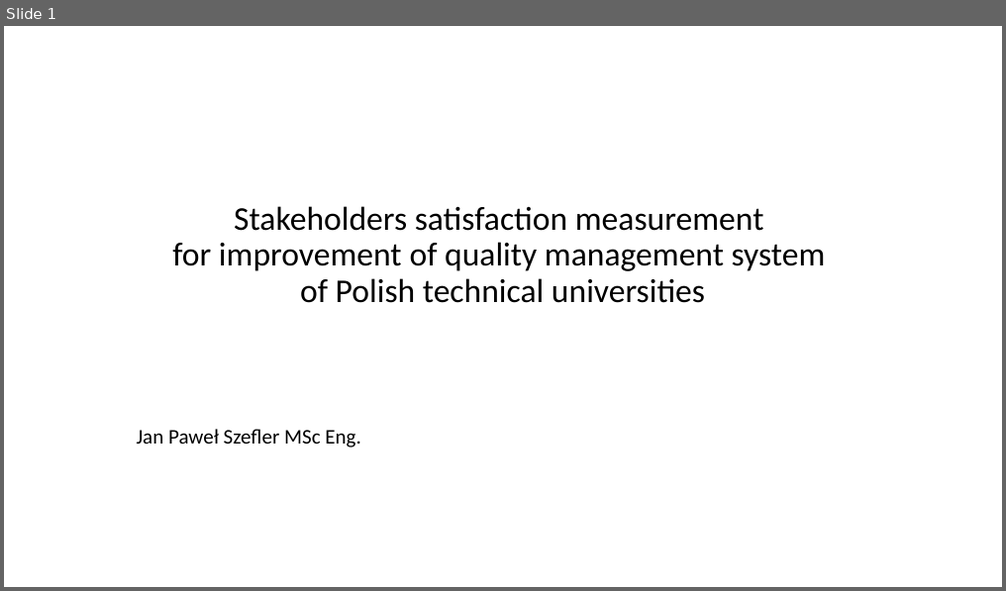
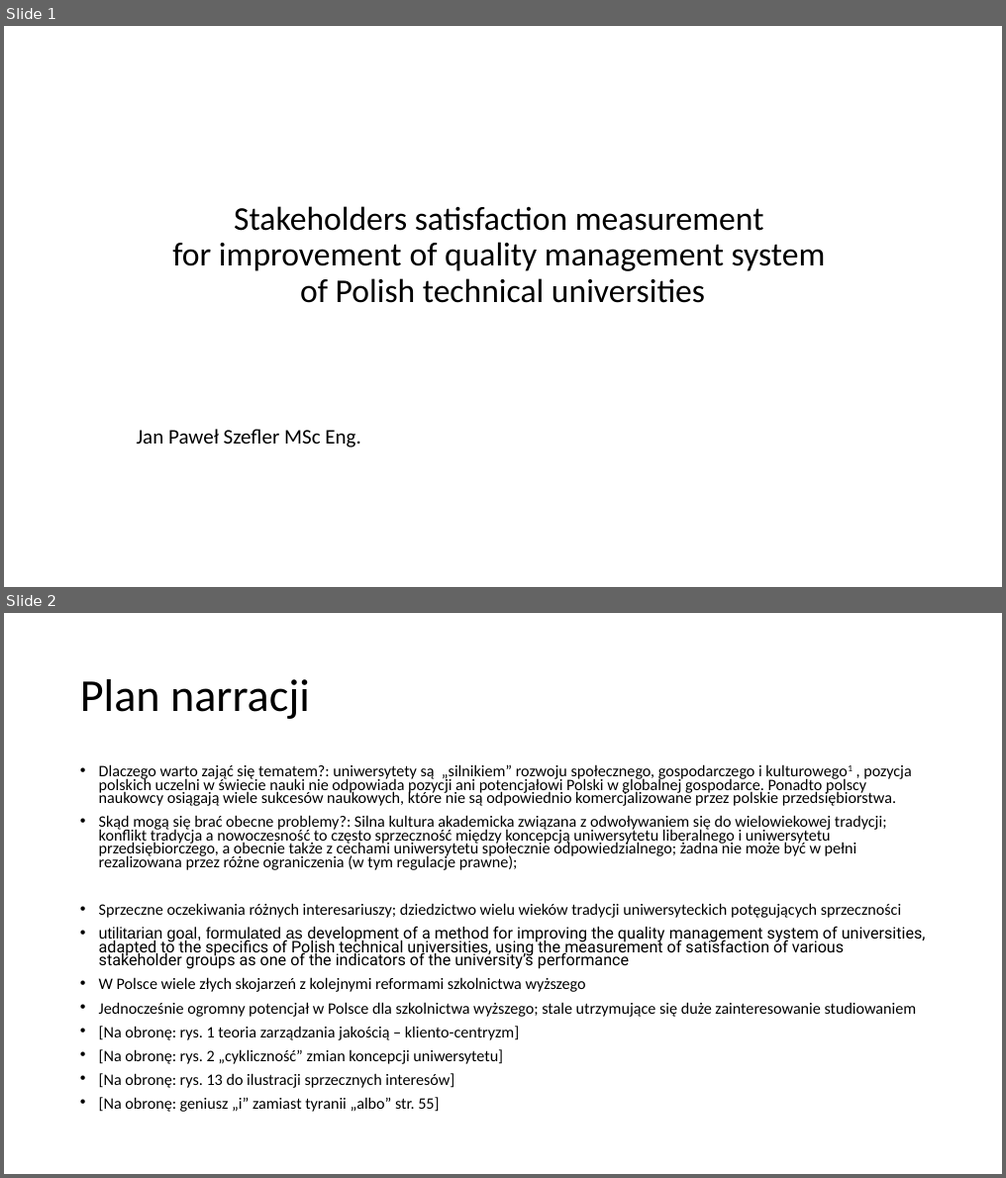
Before and after one commit to JeanPaulSzefler/doktorat_git, a slide deck: Egzaminy doktorskie/angielski/SSI_forHEI_QMS.pptx. Shown one above the other, each under a label of ours: slide 1 before the commit, slides 1 and 2 after it. The pictures are 1006x591 and 1006x1178 pixels, drawn with LibreOffice and Linux fonts; fonts in the diff are those of the drawing. Boxes give left, top, right and bottom in pixels: in the first picture for what was removed or moved away, otherwise in the second. Text is boxed around its words. In the diff, an @@ line names an element or a change of style, - is before the commit and + after.

```diff
--- a/Egzaminy doktorskie/angielski/SSI_forHEI_QMS.pptx
+++ b/Egzaminy doktorskie/angielski/SSI_forHEI_QMS.pptx
@@ slide 2 added at box(4, 613, 1002, 1174), background #FFFFFF @@
@@ title added at box(80, 679, 310, 719), 44 pt, text #000000 @@
+Plan narracji
@@ text added at box(99, 764, 926, 1112), 15.4 pt, text #000000 @@
+• Dlaczego warto zająć się tematem?: uniwersytety są „silnikiem” rozwoju społecznego, gospodarczego i kulturowego1 , pozycja polskich uczelni w świecie nauki nie odpowiada pozycji ani potencjałowi Polski w globalnej gospodarce. Ponadto polscy naukowcy osiągają wiele sukcesów naukowych, które nie są odpowiednio komercjalizowane przez polskie przedsiębiorstwa.
+• Skąd mogą się brać obecne problemy?: Silna kultura akademicka związana z odwoływaniem się do wielowiekowej tradycji; konflikt tradycja a nowoczesność to często sprzeczność między koncepcją uniwersytetu liberalnego i uniwersytetu przedsiębiorczego, a obecnie także z cechami uniwersytetu społecznie odpowiedzialnego; żadna nie może być w pełni rezalizowana przez różne ograniczenia (w tym regulacje prawne);
+• Sprzeczne oczekiwania różnych interesariuszy; dziedzictwo wielu wieków tradycji uniwersyteckich potęgujących sprzeczności
+• utilitarian goal, formulated as development of a method for improving the quality management system of universities, adapted to the specifics of Polish technical universities, using the measurement of satisfaction of various stakeholder groups as one of the indicators of the university’s performance
+• W Polsce wiele złych skojarzeń z kolejnymi reformami szkolnictwa wyższego
+• Jednocześnie ogromny potencjał w Polsce dla szkolnictwa wyższego; stale utrzymujące się duże zainteresowanie studiowaniem
+• [Na obronę: rys. 1 teoria zarządzania jakością – kliento-centryzm]
+• [Na obronę: rys. 2 „cykliczność” zmian koncepcji uniwersytetu]
+• [Na obronę: rys. 13 do ilustracji sprzecznych interesów]
+• [Na obronę: geniusz „i” zamiast tyranii „albo” str. 55]
```
Also in this commit, not shown: 6 other slides added, 1 slide removed.
